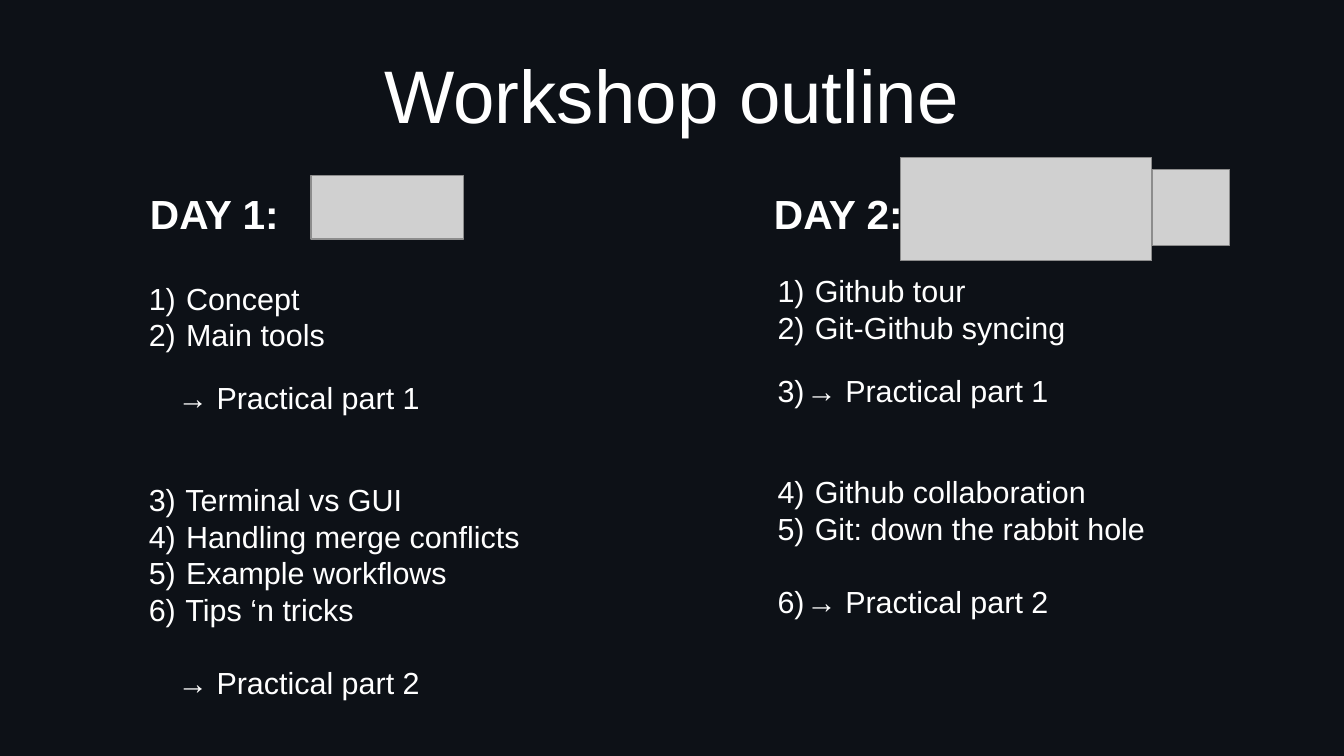
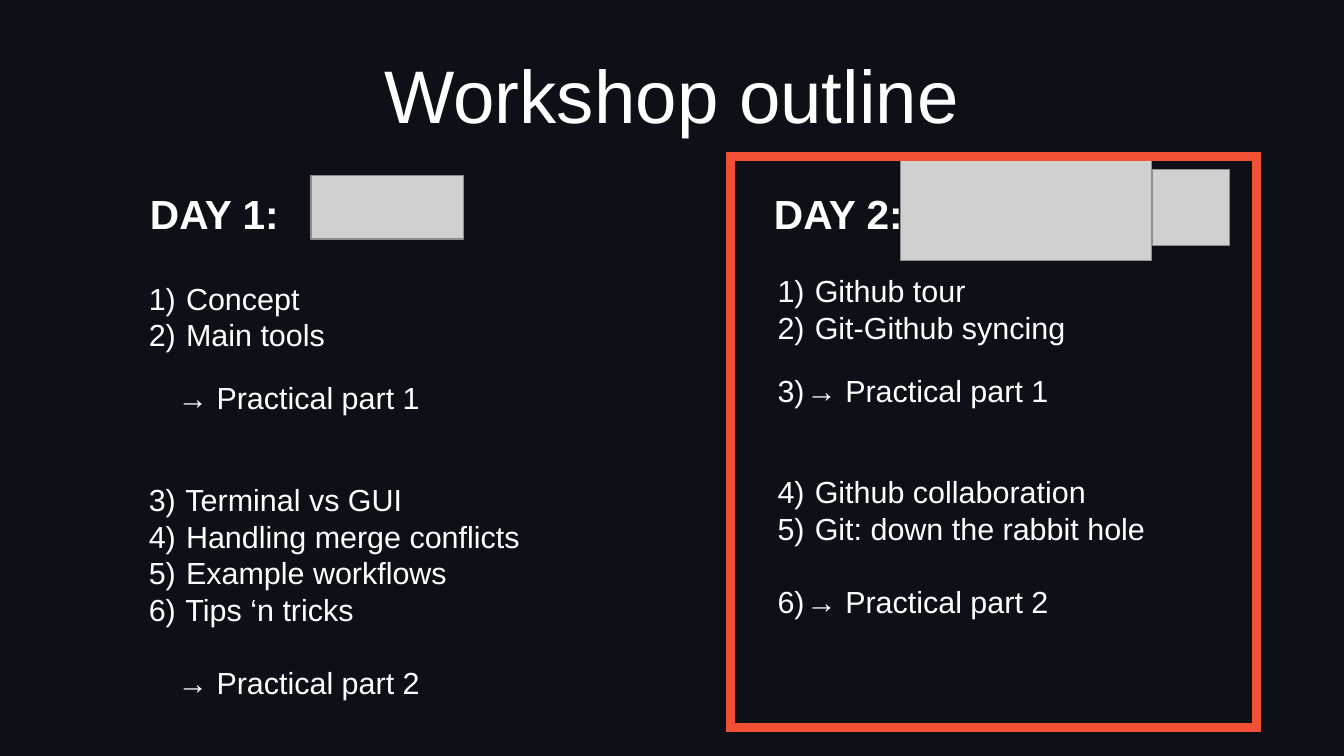
Before and after one commit to idf-io/Git-Github_Workshop, a slide deck: slide 1 of docs/presentation_day2_git-and-github.odp. Drawn at 1344x756 pixels with LibreOffice and Linux fonts; fonts in the diff are those of the drawing; grey boxes stand for pictures. Boxes give left, top, right and bottom in pixels: in the first picture for what was removed or moved away, otherwise in the second. Text is boxed around its words. In the diff, an @@ line names an element or a change of style, - is before the commit and + after.

```diff
--- a/docs/presentation_day2_git-and-github.odp
+++ b/docs/presentation_day2_git-and-github.odp
@@ frame added at <box>727,152,1261,732</box>, fill #F05033, outline #F05033 0 pt @@
```
Also in this commit, not shown: 6 other slides changed, 19 slides added, 9 slides removed.
